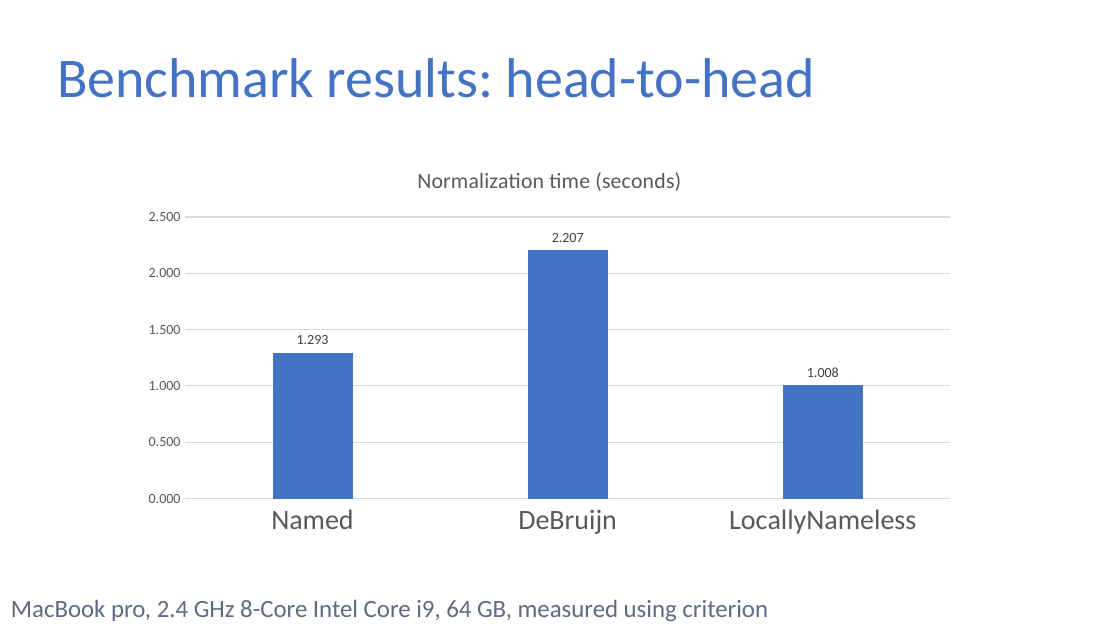
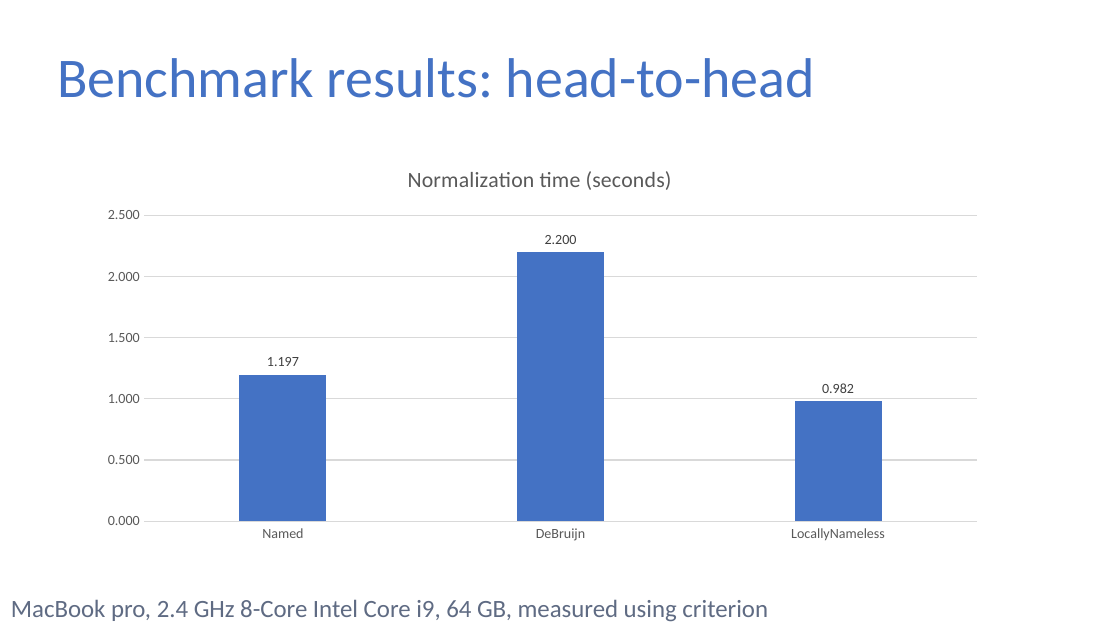
Before and after one commit to sweirich/lambda-n-ways, a slide deck: slide 18 of ifl-2021.pptx. Drawn at 1120x630 pixels with LibreOffice and Linux fonts; fonts in the diff are those of the drawing. Boxes give left, top, right and bottom in pixels: in the first picture for what was removed or moved away, otherwise in the second. Text is boxed around its words. In the diff, an @@ line names an element or a change of style, - is before the commit and + after.

```diff
--- a/ifl-2021.pptx
+++ b/ifl-2021.pptx
@@ column chart at bbox=[90, 147, 995, 550] @@
@@ title "Normalization time (seconds) " to "Normalization time (seconds)  " @@
@@ Series 1, Named: 1.293 to 1.197 @@
@@ Series 1, DeBruijn: 2.207 to 2.2 @@
@@ Series 1, LocallyNameless: 1.008 to 0.982 @@
@@ category axis changed @@
@@ column chart: place and size @@
-column chart at bbox=[132, 147, 968, 544]
+column chart at bbox=[90, 147, 995, 550]
```
Also in this commit, not shown: 4 other slides changed, 47 slides removed, 9 other files.
